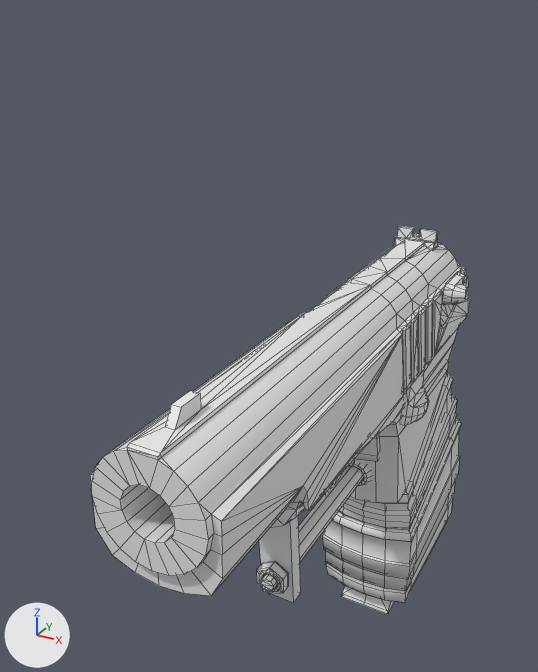
The FBX model Assets/Project/Art/OurModels/Models/Weapon/Pistol/WP_pistol.fbx as it was, and as the next commit left it.
Both versions are drawn from a 50 mm camera at (0.069, -0.165, 0.132) aimed at (-0.023, 0.003, 0.048). Every picture has the same lights, and +X, +Y and +Z are marked at lower left. Mesh edges are drawn as thin lines. Where no turn or scale is listed for an object, it has been applied to the vertices.

The scene before the commit, as lines of its bpy script (objects in view):
```python
me_cube_098 = bpy.data.meshes.new('Cube.098')
me_cube_098.from_pydata(...)  # 1551 vertices, 1801 faces; spans x -0.016..0.02, y -0.131..0.042, z -0.042..0.088
me_cube_098.materials.append(mat_makarov)  # its picture is missing
ob_wp_pistol_body = bpy.data.objects.new('WP_pistol_body', me_cube_098)
ob_wp_pistol_body.location = (-0.0005, 0.0481, -0.0193)
```
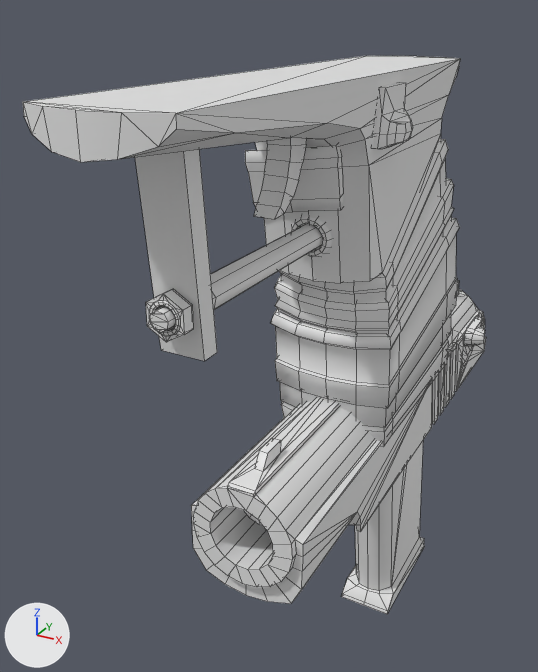
The newer file is also turned or shifted as a whole; pictures and numbers use the older file's frame.

What changed in the scene script:
```text
Add me_cube_155:
    me_cube_155.from_pydata(...)  # 64 vertices, 62 faces; spans x -0.0073..0.0073, y -0.0826..0.0013, z -0.0035..0.011
    me_cube_155.materials.append(mat_makarov)  # its picture is missing
Add me_cylinder_162:
    me_cylinder_162.from_pydata(...)  # 917 vertices, 927 faces; spans x -0.0165..0.0176, y -0.1306..0.0134, z -0.0053..0.0934
    me_cylinder_162.materials.append(mat_makarov)  # its picture is missing
Add me_cube_156:
    me_cube_156.from_pydata(...)  # 500 vertices, 678 faces; spans x -0.014..0.019, y -0.093..0.068, z -0.017..0.017
    me_cube_156.materials.append(mat_makarov)  # its picture is missing
Remove ob_wp_pistol_body:
    ob_wp_pistol_body = bpy.data.objects.new('WP_pistol_body', me_cube_098)
    ob_wp_pistol_body.location = (-0.0005, 0.0481, -0.0193)
Add ob_pistol_barrel:
    ob_pistol_barrel = bpy.data.objects.new('pistol_barrel', me_cube_155)
    ob_pistol_barrel.location = (0.0011, 0.0392, 0.0267)
Add ob_pistol_frame:
    ob_pistol_frame = bpy.data.objects.new('pistol_frame', me_cylinder_162)
    ob_pistol_frame.location = (0.0011, 0.0392, 0.0267)
Add ob_pistol_slide:
    ob_pistol_slide = bpy.data.objects.new('pistol_slide', me_cube_156)
    ob_pistol_slide.location = (0.0011, 0.0392, 0.0267)
```

Pixel boxes [x1, y1, x2, y2] of what changed, in the pictures (538 x 672 px):
'pistol_frame', added
    after: [23, 56, 460, 447]
'WP_pistol_body', deleted
    before: [90, 226, 470, 603]
'pistol_slide', added
    after: [191, 281, 486, 604]
'pistol_barrel', added
    after: [243, 510, 263, 526]
'WP_pistol_magazine', unchanged, uncovered by the edit
    before: [342, 586, 394, 614]
    after: [342, 441, 424, 614]
